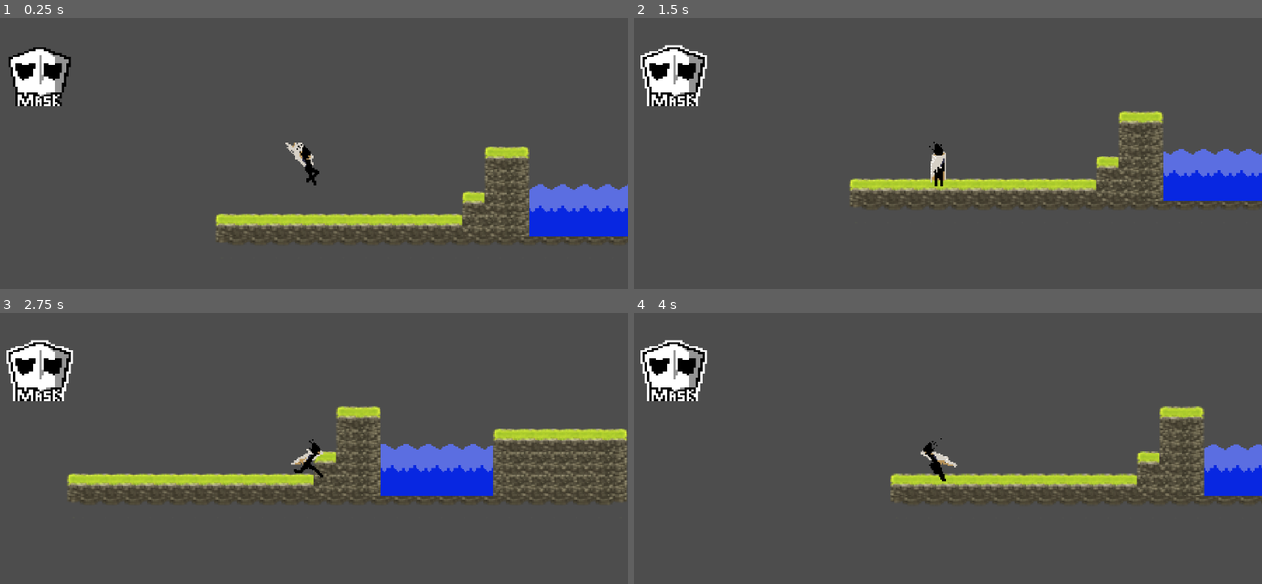
Above: before the commit, frames 1-4 (two rows, left to right).
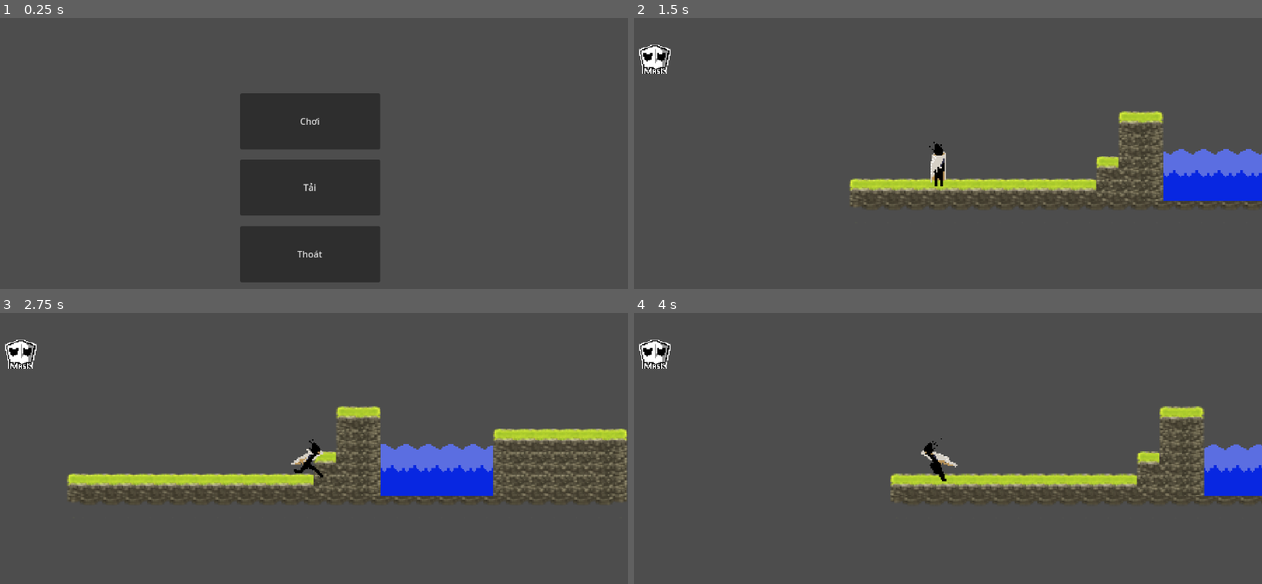
Above: after the commit, the same moments.

Repository: ThanhQuang214/gamejam2026
Game: Godot game, scene res://scenes/main_menu.tscn
The game is run twice, just before and just after one commit, with the same random seed, the same clock (stepped at 60 frames per second) and the same inputs. Before the commit the project starts from res://scenes/gameplay.tscn.
Inputs (mouse positions are in pixels of both pictures, inside the frame that each line leads up to; where the layout moved, square brackets give the same spot in the first picture):
- Up to frame 1 (0.25 s): no input
- Up to frame 2 (1.5 s): click (941, 120) at 0.5 s, where only the run after the commit has a clickable "Chơi"; click (652, 58) [671, 74] at 1.25 s
- Up to frame 3 (2.75 s): hold Right (ui_right) from 2.03 s (still down)
- Up to frame 4 (4 s): release Right (ui_right) at 3.53 s; hold Left (ui_left) from 3.53 s (still down)

The runs differ from the first frame. In frame 1, 22% of the frame differs, in the area x 1-100%, y 10-98%; in frame 2, 1.9%; in frame 3, 1.9%; in frame 4, 2.0%.

Commit message:
feat: menu

Diff:
--- a/project.godot
+++ b/project.godot
@@ -11,9 +11,9 @@
 [application]
 
 config/name="Gamejam2026"
-run/main_scene="uid://db3gunc8lhlbb"
+run/main_scene="uid://d04ceiuavywej"
 config/features=PackedStringArray("4.4", "Forward Plus")
-config/icon="res://icon.svg"
+config/icon="uid://rk13f7swkro7"
 
 [dotnet]
 
--- a/scenes/entry.tscn
+++ b/scenes/entry.tscn
@@ -1,4 +1,19 @@
 [gd_scene load_steps=4 format=3 uid="uid://dtflrk7022x0h"]
+
+[sub_resource type="Animation" id="Animation_ycj4g"]
+length = 0.001
+tracks/0/type = "value"
+tracks/0/imported = false
+tracks/0/enabled = true
+tracks/0/path = NodePath("ColorRect:color")
+tracks/0/interp = 1
+tracks/0/loop_wrap = true
+tracks/0/keys = {
+"times": PackedFloat32Array(0),
+"transitions": PackedFloat32Array(1),
+"update": 0,
+"values": [Color(0.376471, 0.423529, 0.101961, 0)]
+}
 
 [sub_resource type="Animation" id="Animation_dq5gy"]
 resource_name = "fade"
@@ -14,21 +29,6 @@
 "transitions": PackedFloat32Array(1, 1),
 "update": 0,
 "values": [Color(0.376471, 0.423529, 0.101961, 0), Color(0.376471, 0.423529, 0.101961, 1)]
-}
-
-[sub_resource type="Animation" id="Animation_ycj4g"]
-length = 0.001
-tracks/0/type = "value"
-tracks/0/imported = false
-tracks/0/enabled = true
-tracks/0/path = NodePath("ColorRect:color")
-tracks/0/interp = 1
-tracks/0/loop_wrap = true
-tracks/0/keys = {
-"times": PackedFloat32Array(0),
-"transitions": PackedFloat32Array(1),
-"update": 0,
-"values": [Color(0.376471, 0.423529, 0.101961, 0)]
 }
 
 [sub_resource type="AnimationLibrary" id="AnimationLibrary_0tit2"]
--- /dev/null
+++ b/scenes/main_menu.tscn
@@ -0,0 +1,40 @@
+[gd_scene load_steps=2 format=3 uid="uid://d04ceiuavywej"]
+
+[ext_resource type="Script" uid="uid://rke3p1ealkqk" path="res://script/main_menu.gd" id="1_l6cm7"]
+
+[node name="MainMenu" type="Node2D"]
+script = ExtResource("1_l6cm7")
+
+[node name="ButtonManager" type="Control" parent="."]
+layout_mode = 3
+anchors_preset = 0
+offset_right = 40.0
+offset_bottom = 40.0
+
+[node name="Play" type="Button" parent="ButtonManager"]
+layout_mode = 0
+offset_left = 460.0
+offset_top = 198.0
+offset_right = 710.0
+offset_bottom = 298.0
+text = "Chơi"
+
+[node name="Load" type="Button" parent="ButtonManager"]
+layout_mode = 0
+offset_left = 460.0
+offset_top = 316.0
+offset_right = 710.0
+offset_bottom = 416.0
+text = "Tải"
+
+[node name="Exit" type="Button" parent="ButtonManager"]
+layout_mode = 0
+offset_left = 460.0
+offset_top = 435.0
+offset_right = 710.0
+offset_bottom = 535.0
+text = "Thoát"
+
+[connection signal="pressed" from="ButtonManager/Play" to="." method="_on_play_pressed"]
+[connection signal="pressed" from="ButtonManager/Load" to="." method="_on_load_pressed"]
+[connection signal="pressed" from="ButtonManager/Exit" to="." method="_on_exit_pressed"]
--- a/scenes/ui_center.tscn
+++ b/scenes/ui_center.tscn
@@ -9,8 +9,8 @@
 anchors_preset = -1
 anchor_left = 0.0338542
 anchor_top = 0.16821
-anchor_right = 0.144097
-anchor_bottom = 0.341049
+anchor_right = 0.0859375
+anchor_bottom = 0.251543
 texture_normal = ExtResource("1_e5w0w")
 texture_hover = ExtResource("2_kywrn")
 stretch_mode = 0
--- /dev/null
+++ b/script/main_menu.gd
@@ -0,0 +1,18 @@
+extends Node2D
+
+
+func _ready():
+	pass
+
+func _process(delta: float) -> void:
+	pass
+
+func _on_play_pressed() -> void:
+	get_tree().change_scene_to_file("res://scenes/gameplay.tscn")
+
+func _on_load_pressed() -> void:
+	pass # Replace with function body.
+
+
+func _on_exit_pressed() -> void:
+	get_tree().quit()
Not shown: 1 places in scenes/gameplay.tscn that only renumber resources
Not shown: 1 places in scenes/ui_center.tscn that only renumber resources
Not shown, added: script/main_menu.gd.uid
